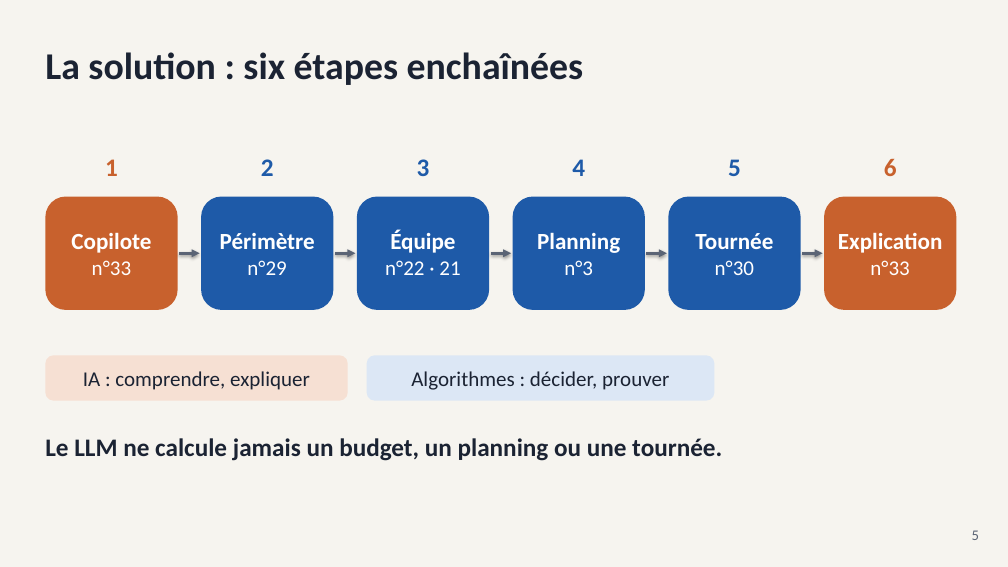
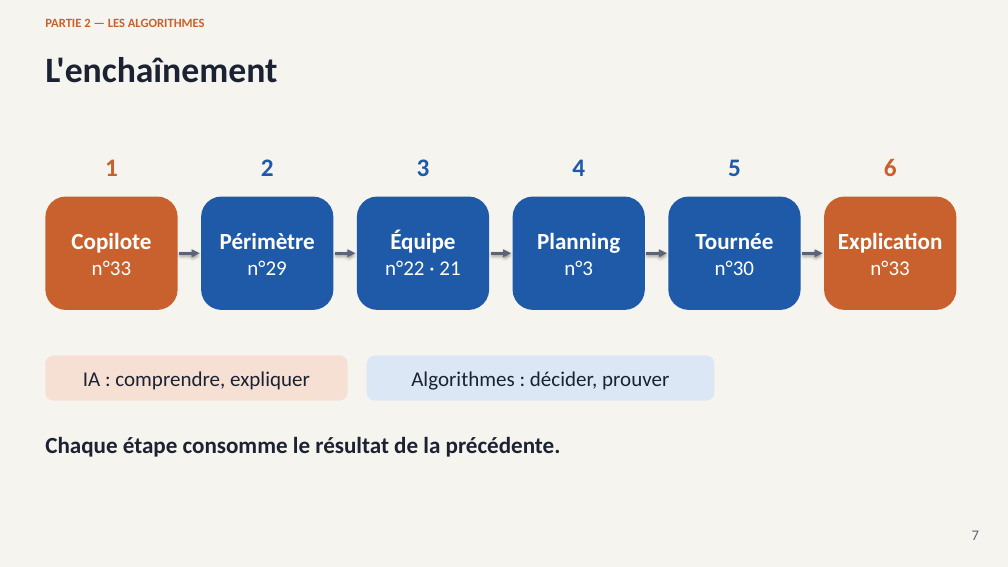
Before and after one commit to andokevin/smartbricks, a slide deck: slide 7 of docs/SmartBricks_presentation.pptx (slide 5 before the commit). Drawn at 1008x567 pixels with LibreOffice and Linux fonts; fonts in the diff are those of the drawing. Boxes give left, top, right and bottom in pixels: in the first picture for what was removed or moved away, otherwise in the second. Text is boxed around its words. In the diff, an @@ line names an element or a change of style, - is before the commit and + after.

```diff
--- a/docs/SmartBricks_presentation.pptx
+++ b/docs/SmartBricks_presentation.pptx
@@ text added at box(45, 18, 205, 27), 12 pt, text #C8612D, bold @@
+PARTIE 2 — LES ALGORITHMES
@@ text removed at box(45, 52, 584, 85) @@
-La solution : six étapes enchaînées
@@ text added at box(45, 57, 277, 83), 34 pt, text #1B2333, bold @@
+L'enchaînement
@@ text at box(45, 436, 561, 457): text changed; size 24 to 22 pt @@
-Le LLM ne calcule jamais un budget, un planning ou une tournée.
+Chaque étape consomme le résultat de la précédente.
@@ text at box(972, 530, 979, 540): text changed @@
-5
+7
```
Also in this commit, not shown: 6 other slides changed, 17 slides added, 8 slides removed, 4 other files.
